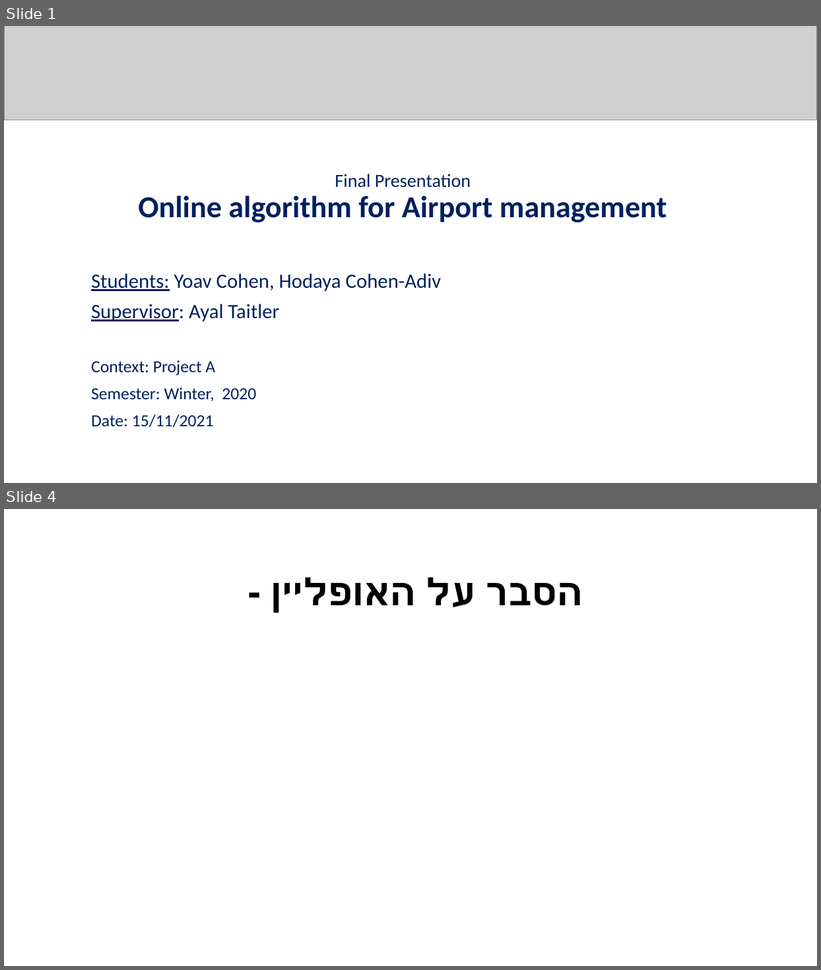
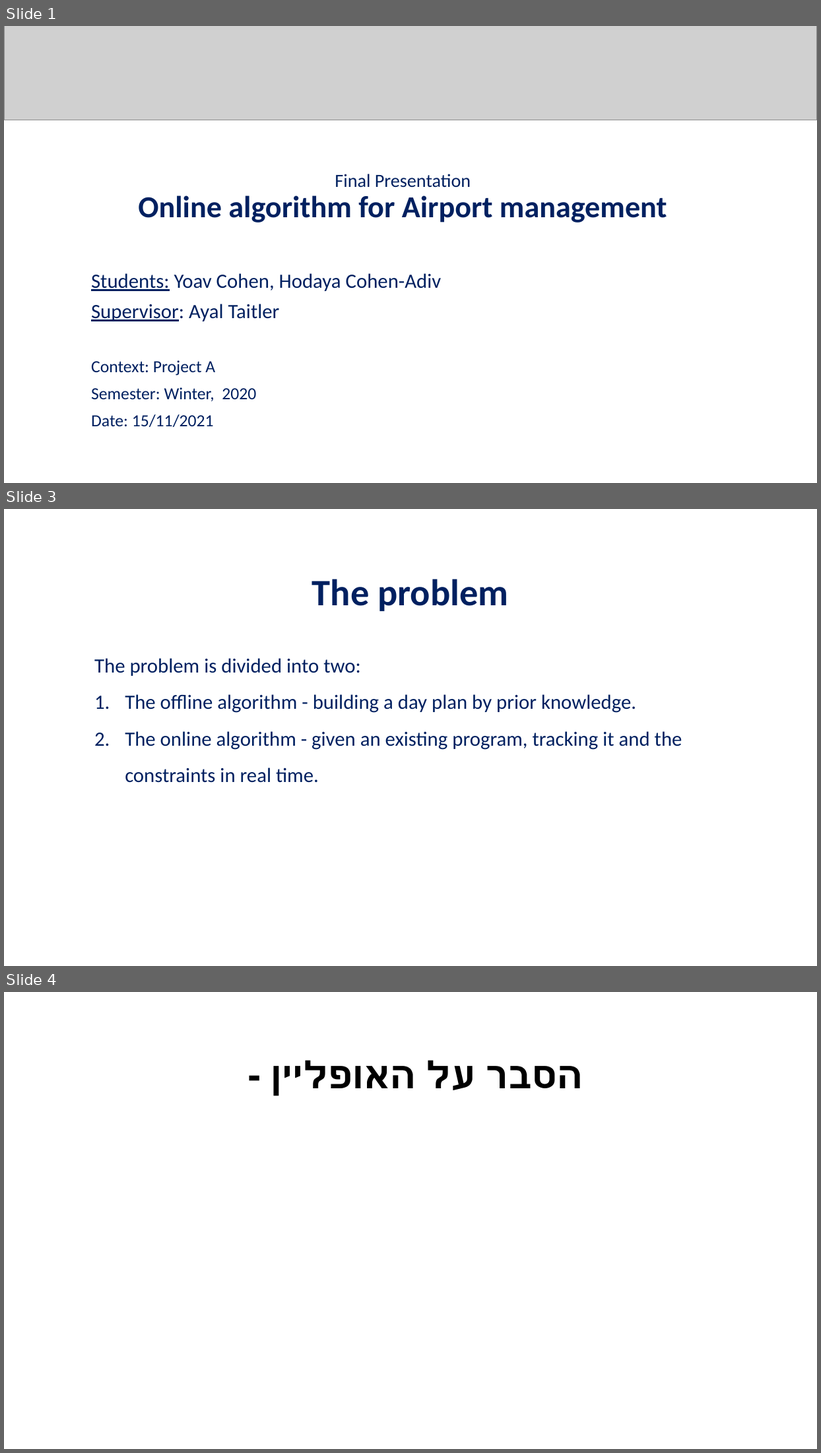
Before and after one commit to Cohen-Yoav/Project-A---Airport-Management, a slide deck: חומר עזר לפרויקט/project_A.pptx. Shown one above the other, each under a label of ours: slides 1 and 4 before the commit, slides 1, 3 and 4 after it; the slides between them are not shown. The pictures are 821x970 and 821x1453 pixels, drawn with LibreOffice and Linux fonts; fonts in the diff are those of the drawing; grey boxes stand for pictures; background and template pictures are left out. Boxes give left, top, right and bottom in pixels: in the first picture for what was removed or moved away, otherwise in the second. Text is boxed around its words. In the diff, an @@ line names an element or a change of style, - is before the commit and + after.

```diff
--- a/חומר עזר לפרויקט/project_A.pptx
+++ b/חומר עזר לפרויקט/project_A.pptx
@@ slide 3 added at (4,509,817,966), background picture (left out) @@
@@ title added at (312,579,508,611), 44 pt, text #002060, bold @@
+The problem
@@ text added at (94,658,682,783), 24 pt, text #002060 @@
+The problem is divided into two:
+1. The offline algorithm - building a day plan by prior knowledge.
+2. The online algorithm - given an existing program, tracking it and the constraints in real time.
```
Also in this commit, not shown: 3 slides changed, 2 other slides added, 3 slides removed.
